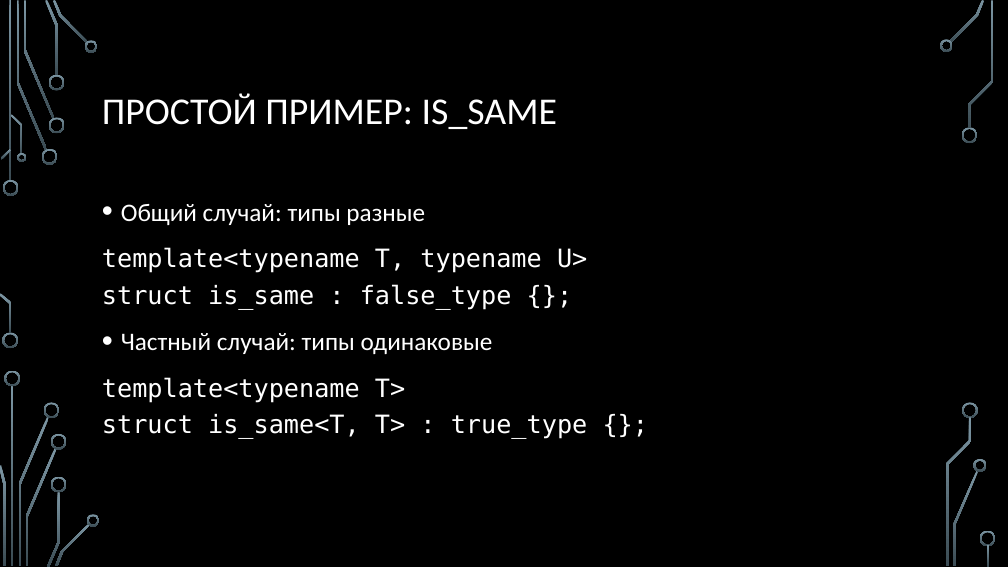
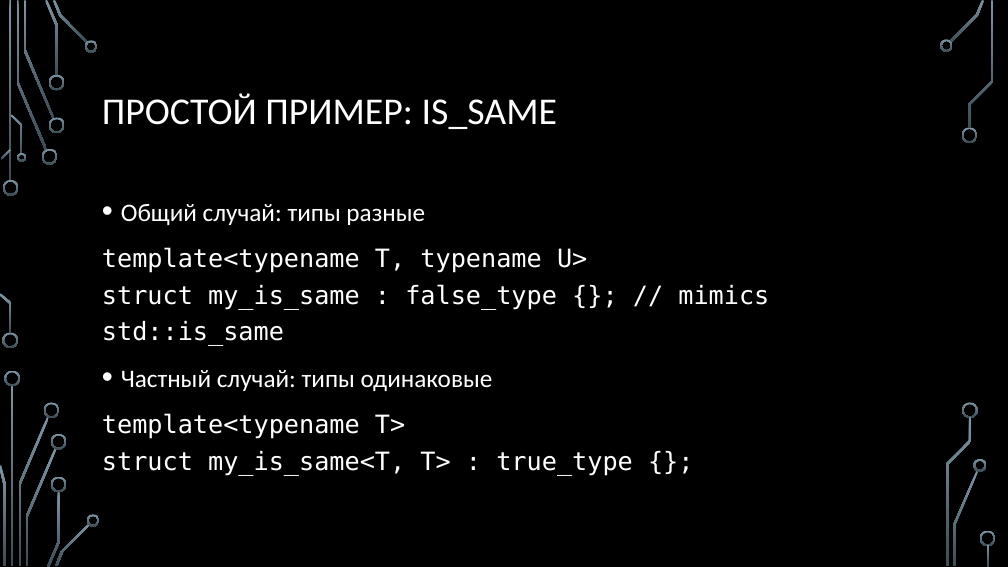
Before and after one commit to MIPT-ILab/cpp-lects-rus, a slide deck: slide 5 of slides/lec2-9-meta.pptx. Drawn at 1008x567 pixels with LibreOffice and Linux fonts; fonts in the diff are those of the drawing; background and template pictures are left out. Boxes give left, top, right and bottom in pixels: in the first picture for what was removed or moved away, otherwise in the second. Text is boxed around its words. In the diff, an @@ line names an element or a change of style, - is before the commit and + after.

```diff
--- a/slides/lec2-9-meta.pptx
+++ b/slides/lec2-9-meta.pptx
@@ text at (x1=102, y1=247, x2=769, y2=346): text changed @@
-template<typename T, typename U>
-struct is_same : false_type {};
+template<typename T, typename U>
+struct my_is_same : false_type {}; // mimics std::is_same
@@ text at (x1=102, y1=413, x2=633, y2=476): text changed @@
-template<typename T>
-struct is_same<T, T> : true_type {};
+template<typename T>
+struct my_is_same<T, T> : true_type {};
```
Also in this commit, not shown: 6 other slides changed, 8 slides added, 11 other files.
